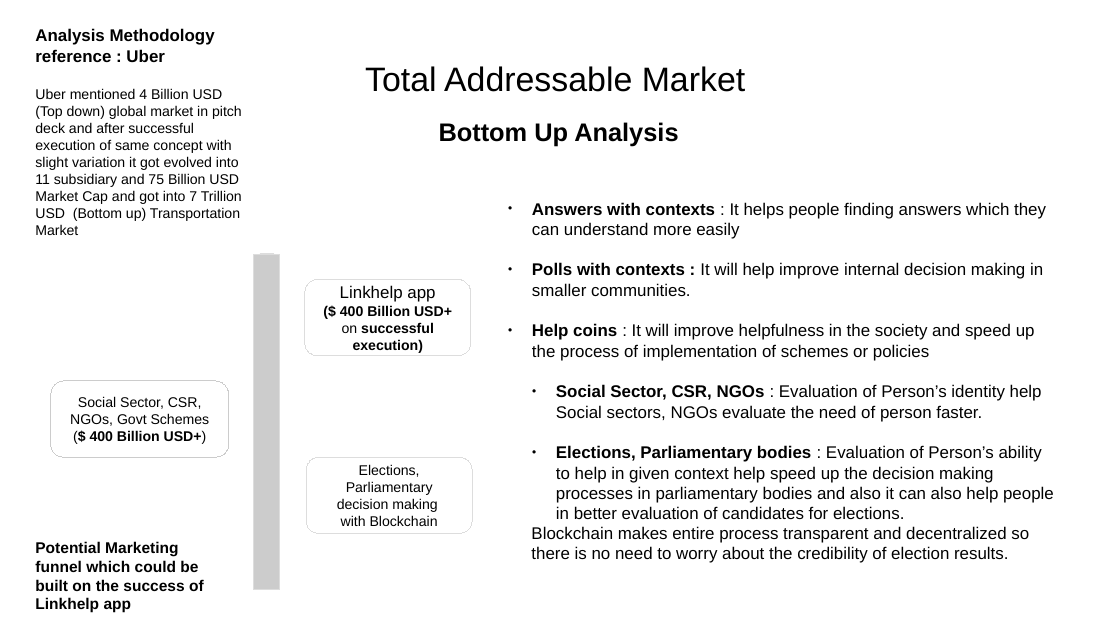
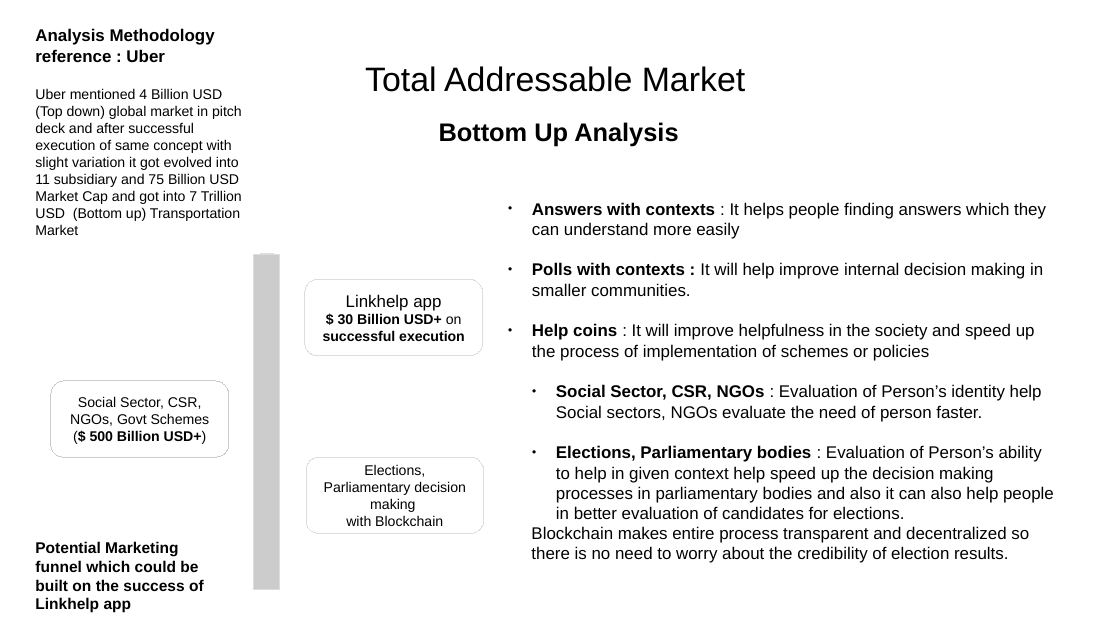
Before and after one commit to yashp241195/startupPitch, a slide deck: slide 29 of pitch.odp. Drawn at 1120x630 pixels with LibreOffice and Linux fonts; fonts in the diff are those of the drawing. Boxes give left, top, right and bottom in pixels: in the first picture for what was removed or moved away, otherwise in the second. Text is boxed around its words. In the diff, an @@ line names an element or a change of style, - is before the commit and + after.

```diff
--- a/pitch.odp
+++ b/pitch.odp
@@ rounded rectangle "Linkhelp app": place and size @@
-rounded rectangle "Linkhelp app" at [305,279,471,356]
+rounded rectangle "Linkhelp app" at [305,279,483,356]
@@ text in rounded rectangle at [323,313,465,341]: text changed @@
-($ 400 Billion USD+ on successful execution)
+$ 30 Billion USD+ on successful execution
@@ text in rounded rectangle at [70,396,210,444]: text changed @@
-Social Sector, CSR, NGOs, Govt Schemes
-($ 400 Billion USD+)
+Social Sector, CSR, NGOs, Govt Schemes
+($ 500 Billion USD+)
@@ rounded rectangle "Elections,": place and size @@
-rounded rectangle "Elections," at [306,457,472,534]
+rounded rectangle "Elections," at [306,457,484,534]
```
Also in this commit, not shown: 5 other slides changed, 2 slides added, 2 slides removed.
